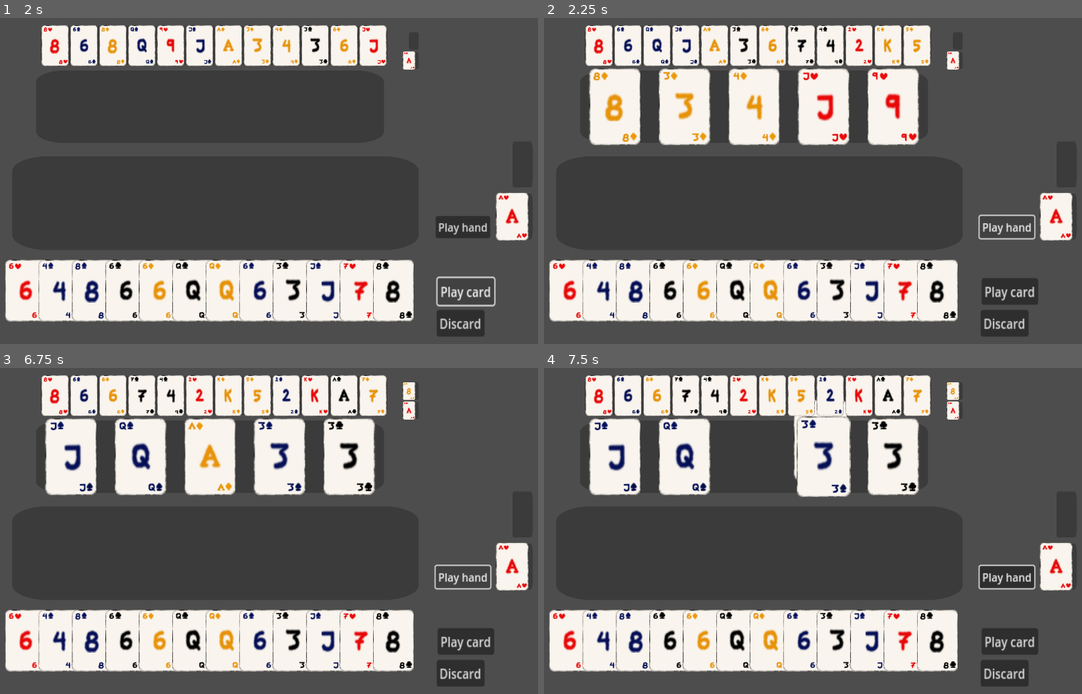
Above: before the commit, frames 1-4 (two rows, left to right).
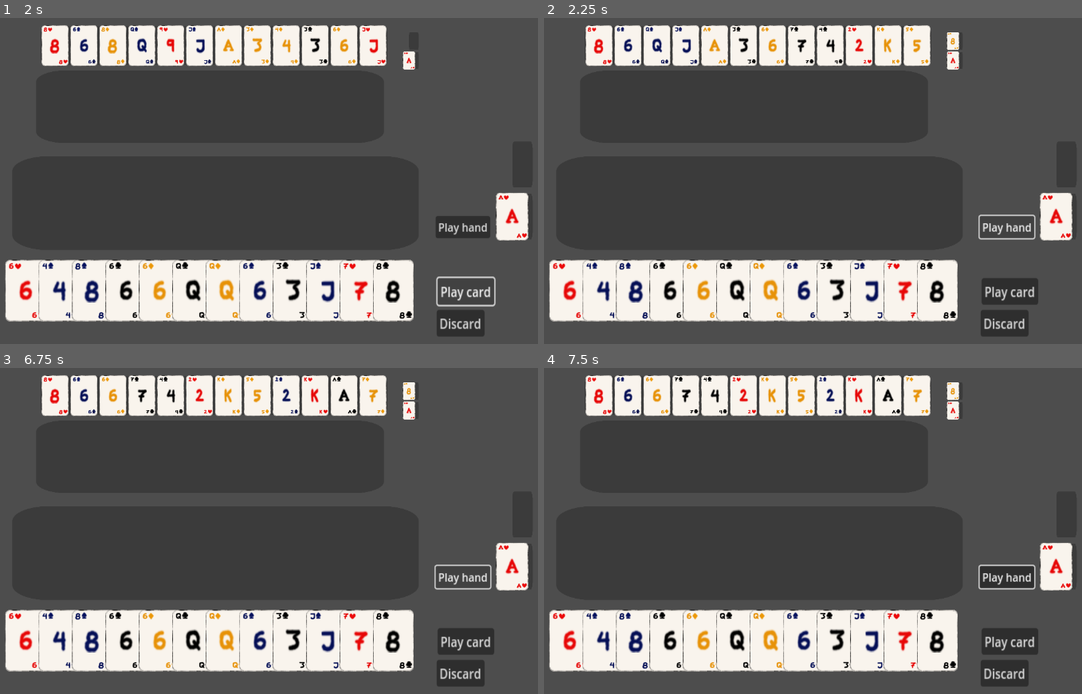
Above: after the commit, the same moments.

Repository: T33py/CardGame
Game: Godot game, scene res://TestScene.tscn
Two runs of this game, one before a commit and one after it. Both use one fixed random seed, a clock stepped at 60 frames per second and the inputs below.
Inputs (mouse positions are in pixels of both pictures, inside the frame that each line leads up to):
- Up to frame 1 (2 s): click "Play card" at 0.5 s; click "Play card" at 1.25 s
- Up to frame 2 (2.25 s): click "Play hand" at 2 s
- Up to frame 3 (6.75 s): click "Play hand" at 2.75 s; click "Discard" at 3.5 s; click "Discard" at 4.25 s; click "Play card" at 5 s; click "Discard" at 5.75 s; click "Play hand" at 6.5 s
- Up to frame 4 (7.5 s): tap Enter at 7.25 s; drag from (753, 456) to (952, 410) at 7.27 s

Frame 1 is identical in both runs. In frame 2, 11% of the frame differs, in the area x 8-78%, y 4-40%; in frame 3, 11%; in frame 4, 9.3%.

Commit message:
kinda somewhat got placing cards to work

Diff:
--- a/Cards/Card.gd
+++ b/Cards/Card.gd
@@ -10,6 +10,7 @@
 signal picked_up(card: Card)
 var emitted_picked_up = false
 signal put_down(card: Card)
+signal am_being_hovered_over(me: Card, other: Card)
 
 var colors = {
 	Suits.Hearts: Color("ec0808"),
@@ -199,3 +200,11 @@
 
 func _to_string():
 	return str(patterns[my_value]) + " of " + str(symbols[my_suit]) + "s"
+
+
+func _on_area_2d_area_entered(area):
+	if area.get_parent() is Card:
+		var card = area.get_parent() as Card
+		if not may_be_dragged and card.may_be_dragged:
+			am_being_hovered_over.emit(self, area as Card)
+	pass # Replace with function body.
--- a/Cards/Card.tscn
+++ b/Cards/Card.tscn
@@ -339,6 +339,7 @@
 [node name="CollisionShape2D" type="CollisionShape2D" parent="Area2D"]
 shape = SubResource("RectangleShape2D_86r2k")
 
+[connection signal="area_entered" from="Area2D" to="." method="_on_area_2d_area_entered"]
 [connection signal="input_event" from="Area2D" to="." method="_on_area_2d_input_event"]
 [connection signal="mouse_entered" from="Area2D" to="." method="_on_area_2d_mouse_entered"]
 [connection signal="mouse_exited" from="Area2D" to="." method="_on_area_2d_mouse_exited"]
--- a/Cards/CardDisplayArea.gd
+++ b/Cards/CardDisplayArea.gd
@@ -4,6 +4,8 @@
 var cards: Array[Card] = []
 var card_distance_modifier = 1
 var card_distance_offset = 0
+var phantom_card = false
+var phantom_card_pos = 0
 
 # Called when the node enters the scene tree for the first time.
 func _ready():
@@ -15,9 +17,10 @@
 	pass
 
 func place_card(card: Card):
-#	print("move card to display area")
-#	card.reparent(get_parent())
-	cards.append(card)
+	if phantom_card:
+		cards.insert(phantom_card_pos, card)
+	else:
+		cards.append(card)
 	layout_cards()
 	pass
 
@@ -29,15 +32,26 @@
 	layout_cards()
 	pass
 
+func add_phantom_card(pos: int):
+	phantom_card = true
+	phantom_card_pos = pos
+	layout_cards()
+	return
+
+func remove_phantom_card():
+	phantom_card = false
+	layout_cards()
+	return
+
 func layout_cards():
 	var segments = len(cards)
 
 	# if its trivial to organize
 	if segments == 0:
 		return
-#	if segments == 1:
-#		cards[0].position = self.position
-#		return
+
+	if phantom_card:
+		segments += 1
 
 	var width = texture.get_width() * global_scale.x
 	var left_border = global_position.x - (width / 2)
@@ -45,7 +59,16 @@
 	var target_height = texture.get_height() * global_scale.y * 1.05
 
 	for i in range(segments):
-		var card = cards[i]
+		# handle phantom card
+		var c = i
+		if phantom_card:
+			if c == phantom_card_pos:
+				continue
+			if c >= phantom_card_pos:
+				c -= 1
+
+		# move the card to its display position
+		var card = cards[c]
 		card.z_index = z_index + 1 + i
 		var card_height = card.get_height() * card.global_scale.y
 		card.scale *= target_height / card_height
@@ -54,5 +77,4 @@
 		var offset = left_border + ((interval * 0.5 + interval * i) * card_distance_modifier) + (card_distance_offset/global_scale.x * i)
 		card.global_position = Vector2(offset, global_position.y)
 
-
-	pass
+	return
--- a/Cards/PlayArea.gd
+++ b/Cards/PlayArea.gd
@@ -28,6 +28,7 @@
 func _process(delta):
 	return
 
+# play a card onto the play area
 func play_card(card: Card)-> bool:
 	cards_being_hovered.clear()
 	if len(cards) >= number_of_cards_to_allow:
@@ -36,22 +37,33 @@
 	display_area.place_card(card)
 	card.connect("mouse_hovers", _player_hovers_over_card)
 	card.connect("mouse_stopped_hovering", _player_no_longer_hovers_over_card)
+	card.am_being_hovered_over.connect(_on_card_is_hovered_over)
 	card_played.emit()
 	return true
 
 func play_hand():
 	hand_played.emit()
+	for card in cards:
+		remove_card_from_play(card)
 	cards_being_hovered.clear()
+	selected_card = null
+	return
+
+# remove a card from the play area
+func remove_card_from_play(card: Card):
+	if card not in cards:
+		return
+	display_area.remove_card(card)
+	card.mouse_hovers.disconnect(_player_hovers_over_card)
+	card.mouse_stopped_hovering.disconnect(_player_no_longer_hovers_over_card)
+	card.am_being_hovered_over.disconnect(_on_card_is_hovered_over)
+	remove_from_list(card, cards)
+	deck.discard(card)
 	return
 
 func clear():
 	for card in cards:
-		card.disconnect("mouse_hovers", _player_hovers_over_card)
-		card.disconnect("mouse_stopped_hovering", _player_no_longer_hovers_over_card)
-		display_area.remove_card(card)
-		deck.discard(card)
-
-	cards.clear()
+		remove_card_from_play(card)
 	return
 
 # handles the mouse hovering multiple cards
@@ -67,7 +79,6 @@
 	if len(cards_being_hovered) == 1:
 		cards_being_hovered[0].change_focused(true)
 		return
-
 
 	var top_z = 10000
 	var top_card:Card = cards[0]
@@ -112,6 +123,7 @@
 func _on_area_2d_mouse_exited():
 	hovered = false
 	no_longer_hovered.emit()
+	display_area.remove_phantom_card()
 	return
 
 
@@ -120,8 +132,26 @@
 		if hovered:
 			if event.button_index == MOUSE_BUTTON_LEFT and not event.pressed:
 				lmb_up.emit()
+				display_area.remove_phantom_card()
 	pass # Replace with function body.
 
+func _on_card_is_hovered_over(card: Card, hoverer: Card):
+	if len(cards) >= number_of_cards_to_allow:
+		return
+	if card not in cards:
+		return
+
+	var i = 0
+	for c in cards:
+		if c == card:
+			break
+		i += 1
+	display_area.add_phantom_card(i)
+	return
+
+func _on_area_2d_area_exited(area):
+	display_area.remove_phantom_card()
+	return
 
 func remove_from_list(item, list: Array):
 	for i in range(len(list)):
--- a/Cards/PlayArea.tscn
+++ b/Cards/PlayArea.tscn
@@ -21,6 +21,7 @@
 position = Vector2(1, -20)
 shape = SubResource("RectangleShape2D_qiu6q")
 
+[connection signal="area_exited" from="Area2D" to="." method="_on_area_2d_area_exited"]
 [connection signal="input_event" from="Area2D" to="." method="_on_area_2d_input_event"]
 [connection signal="mouse_entered" from="Area2D" to="." method="_on_area_2d_mouse_entered"]
 [connection signal="mouse_exited" from="Area2D" to="." method="_on_area_2d_mouse_exited"]
